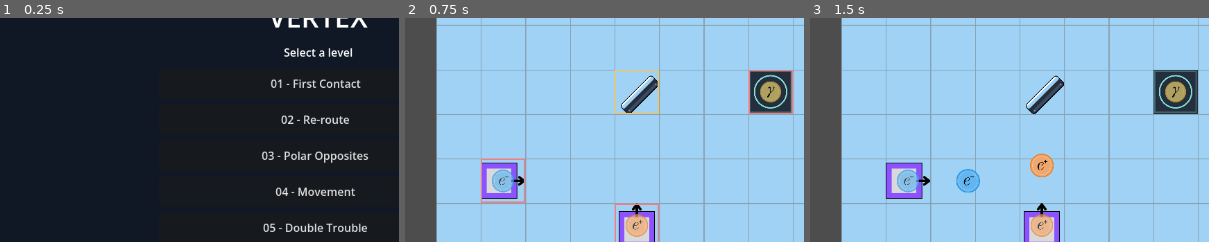
Above: before the commit, frames 1-3 (left to right).
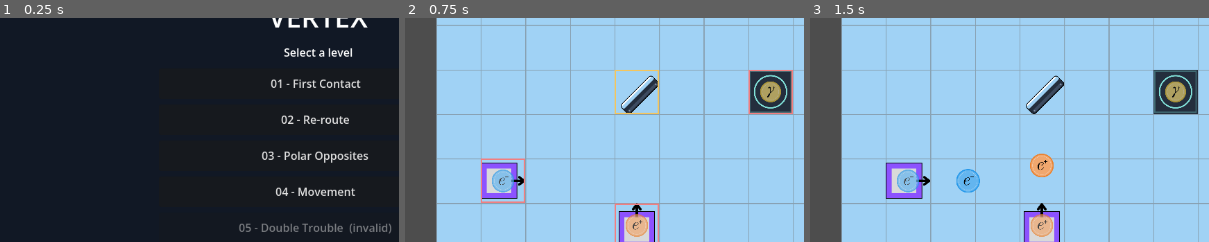
Above: after the commit, the same moments.

Repository: Breakerchap/vertex
Game: Godot game, scene res://MainScene/level_select.tscn
Two runs of this game, one before a commit and one after it. Both use one fixed random seed, a clock stepped at 60 frames per second and the inputs below.
Inputs:
- Up to frame 1 (0.25 s): no input
- Up to frame 2 (0.75 s): click "01 - First Contact" at 0.5 s
- Up to frame 3 (1.5 s): click "Play" at 1.25 s
The pictures show only the part of the screen within x 10-60%, y 21-71%; the shares and areas given below are measured in that part.

The runs differ from the first frame. In frame 1, 0.8% of the frame differs, in the area x 59-98%, y 91-97%; in frame 2, nothing differs; in frame 3, nothing differs.

Commit message:
Validate level goals and occupied cells; add metadata and progress helpers

Diff:
--- a/Global.gd
+++ b/Global.gd
@@ -2,3 +2,38 @@
 
 enum Flavour { UP, DOWN, ELECTRON, PHOTON }
 var selected_level: String = ""
+
+const PROGRESS_FILE := "user://level_progress.cfg"
+
+func best_stars(level_path: String) -> int:
+  var progress := ConfigFile.new()
+  if progress.load(PROGRESS_FILE) != OK: return 0
+  return clampi(int(progress.get_value("stars", level_path, 0)), 0, 3)
+
+func record_best_stars(level_path: String, stars: int) -> void:
+  var progress := ConfigFile.new()
+  progress.load(PROGRESS_FILE)
+  if stars > best_stars(level_path):
+    progress.set_value("stars", level_path, clampi(stars, 0, 3))
+    var error := progress.save(PROGRESS_FILE)
+    if error != OK: push_warning("Could not save level progress: " + error_string(error))
+
+func level_paths() -> Array[String]:
+  var result: Array[String] = []
+  for directory in ["res://Levels", "user://levels"]:
+    if not DirAccess.dir_exists_absolute(directory): continue
+    var files := DirAccess.get_files_at(directory)
+    files.sort()
+    for file in files:
+      if file.to_lower().ends_with(".level"):
+        result.append(directory + "/" + file)
+  return result
+
+func next_level_path(current: String) -> String:
+  var paths := level_paths()
+  var index := paths.find(current)
+  if index < 0: return ""
+  for i in range(index + 1, paths.size()):
+    if not LevelParser.parse(FileAccess.get_file_as_string(paths[i])).has("error"):
+      return paths[i]
+  return ""
--- a/Levels/level_parser.gd
+++ b/Levels/level_parser.gd
@@ -13,9 +13,13 @@
   var size_match := dimensions.search(text)
   if size_match == null:
     return {"error": "Missing grid size (for example 15 x 7)."}
-  var data := {"width": int(size_match.get_string(1)), "height": int(size_match.get_string(2)), "goals": [], "buildings": [], "inventory": {}}
+  var data := {"width": int(size_match.get_string(1)), "height": int(size_match.get_string(2)), "goals": [], "buildings": [], "inventory": {}, "title": "", "hint": ""}
   if data.width <= 0 or data.height <= 0:
     return {"error": "Grid dimensions must be positive."}
+  var metadata := RegEx.new()
+  metadata.compile("(?im)^\\s*(title|hint)\\s*:\\s*([^;\\n]+)\\s*;")
+  for item in metadata.search_all(text):
+    data[item.get_string(1).to_lower()] = item.get_string(2).strip_edges().trim_prefix('"').trim_suffix('"')
   var blocks := RegEx.new()
   var names: Array = CATALOG.SCENES.keys()
   names.append_array(["goal", "inventory", "magnetic_field"])
@@ -46,8 +50,12 @@
           var expression := _detector_expression(target.substr(1, target.length() - 2))
           if expression.has("error"):
             return expression
+          if expression.accepted.is_empty():
+            return {"error": "Goal expression matches no particle: " + target}
           goal["[" + ",".join(expression.accepted) + "]"] = values
         else:
+          if target != "cost" and not _valid_particle(target):
+            return {"error": "Unknown goal target: " + target}
           goal[target] = values
       if goal.is_empty():
         return {"error": "Empty goal."}
@@ -114,6 +122,12 @@
           data.buildings.append(placed)
   if data.goals.is_empty():
     return {"error": "The level needs at least one goal."}
+  var occupied := {}
+  for building in data.buildings:
+    var cell := Vector2i(building.x, building.y)
+    if occupied.has(cell):
+      return {"error": "Overlapping buildings at (%d, %d)." % [cell.x, cell.y]}
+    occupied[cell] = true
   return data
 
 static func _range_values(value: String) -> Array[int]:
--- a/Tests/level_syntax_test.gd
+++ b/Tests/level_syntax_test.gd
@@ -18,6 +18,12 @@
   assert(expression.buildings[0].accepted == ["up_r"])
   expression = PARSER.parse("2 x 2; goal: {electron: 1, 2, 3}; detector: {x=0,y=0,[electron OR (positron]};")
   assert(expression.has("error"))
+  var impossible := PARSER.parse("3 x 3; goal: {[electron AND photon]: 1, 1, 1};")
+  assert(impossible.has("error"), "Mutually exclusive goal expression must be rejected")
+  var overlap := PARSER.parse("3 x 3; goal: {photon: 1, 1, 1}; wall: {x=1,y=1}; mirror: {x=1,y=1};")
+  assert(overlap.has("error"), "Overlapping buildings must be rejected")
+  var metadata := PARSER.parse("3 x 3; title: A small test; hint: Try the mirror; goal: {photon: 1, 1, 1};")
+  assert(metadata.title == "A small test" and metadata.hint == "Try the mirror")
   var game = GAME.instantiate()
   game.level = level
   game._place_building(level.buildings[3], false)
